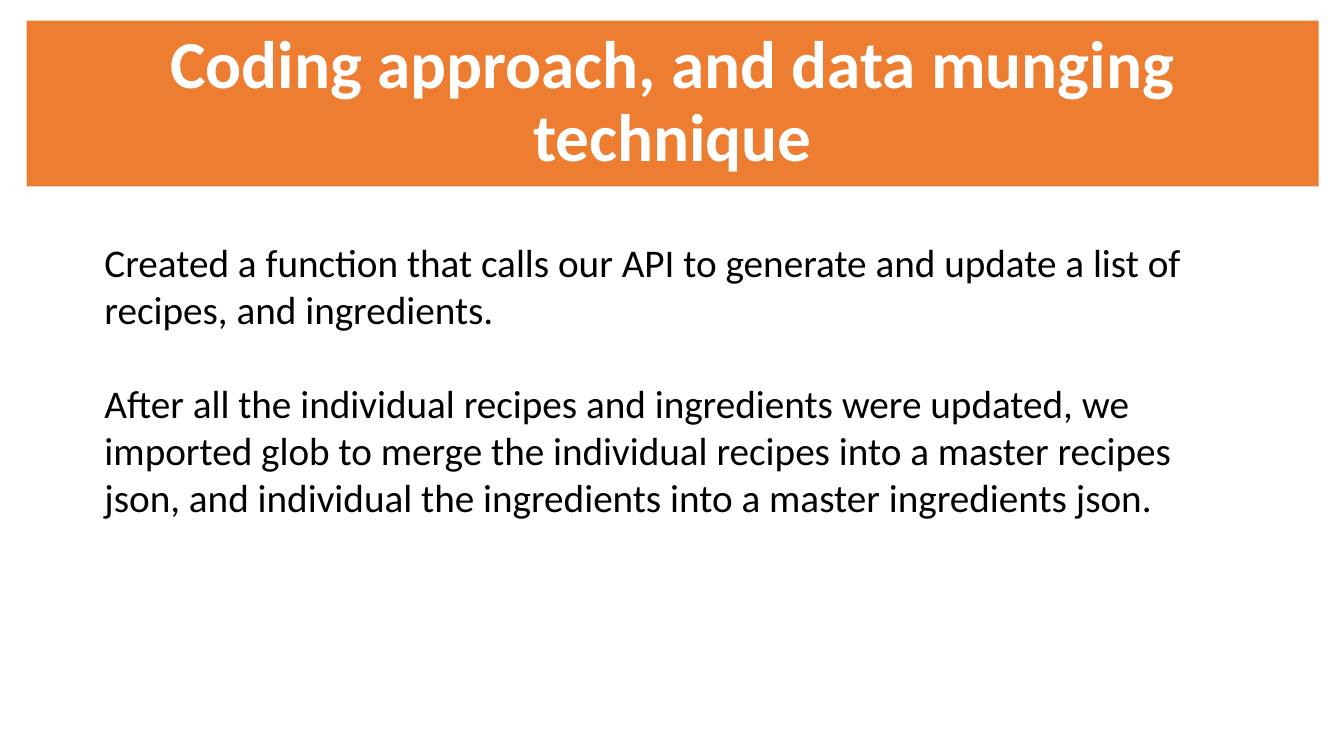
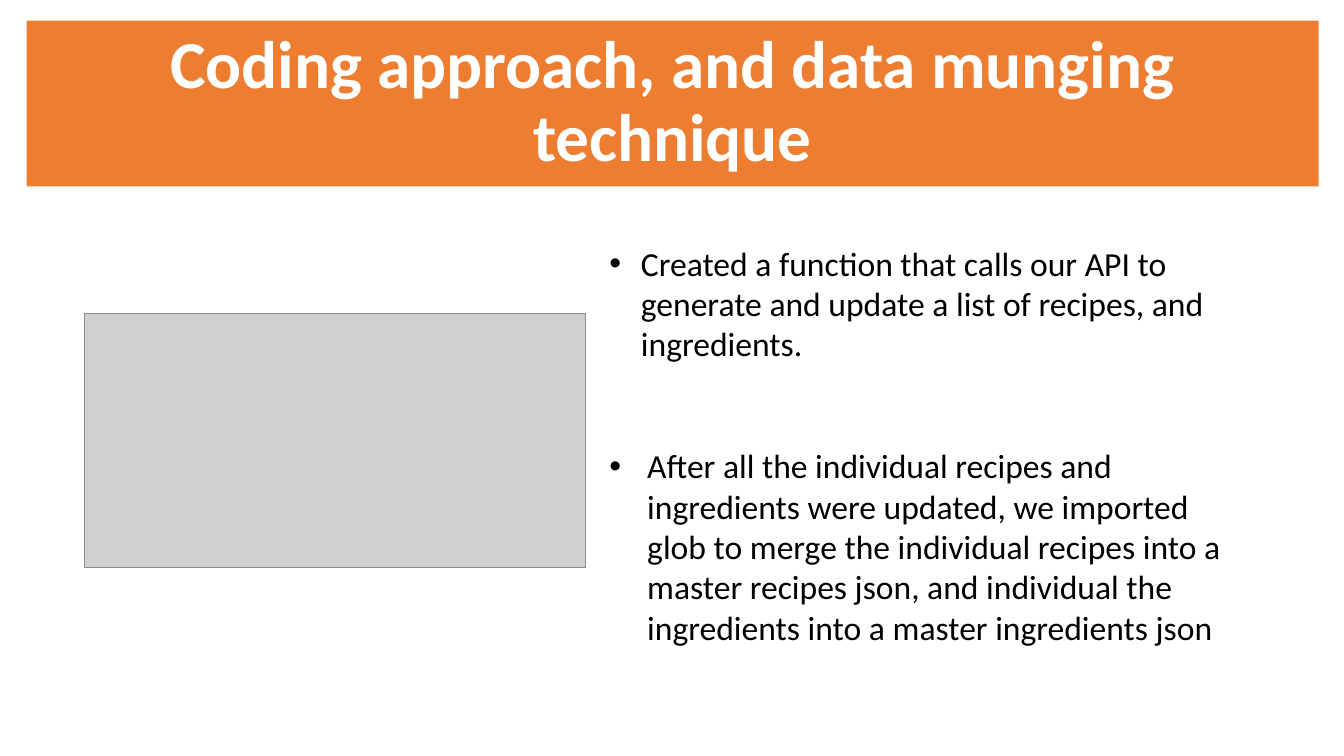
Before and after one commit to mlaska/Project2, a slide deck: slide 3 of Project2.pptx. Drawn at 1344x756 pixels with LibreOffice and Linux fonts; fonts in the diff are those of the drawing; grey boxes stand for pictures. Boxes give left, top, right and bottom in pixels: in the first picture for what was removed or moved away, otherwise in the second. Text is boxed around its words. In the diff, an @@ line names an element or a change of style, - is before the commit and + after.

```diff
--- a/Project2.pptx
+++ b/Project2.pptx
@@ text added at (641, 252, 1203, 362), 24 pt, text #000000 @@
+• Created a function that calls our API to generate and update a list of recipes, and ingredients.
@@ picture added at (85, 314, 586, 568) @@
@@ text at (647, 454, 1220, 646): text changed; size 28 to 24 pt @@
-Created a function that calls our API to generate and update a list of recipes, and ingredients.
-After all the individual recipes and ingredients were updated, we imported glob to merge the individual recipes into a master recipes json, and individual the ingredients into a master ingredients json.
+• After all the individual recipes and ingredients were updated, we imported glob to merge the individual recipes into a master recipes json, and individual the ingredients into a master ingredients json
```
Also in this commit, not shown: 3 slides added, 2 slides removed, 2 other files.
